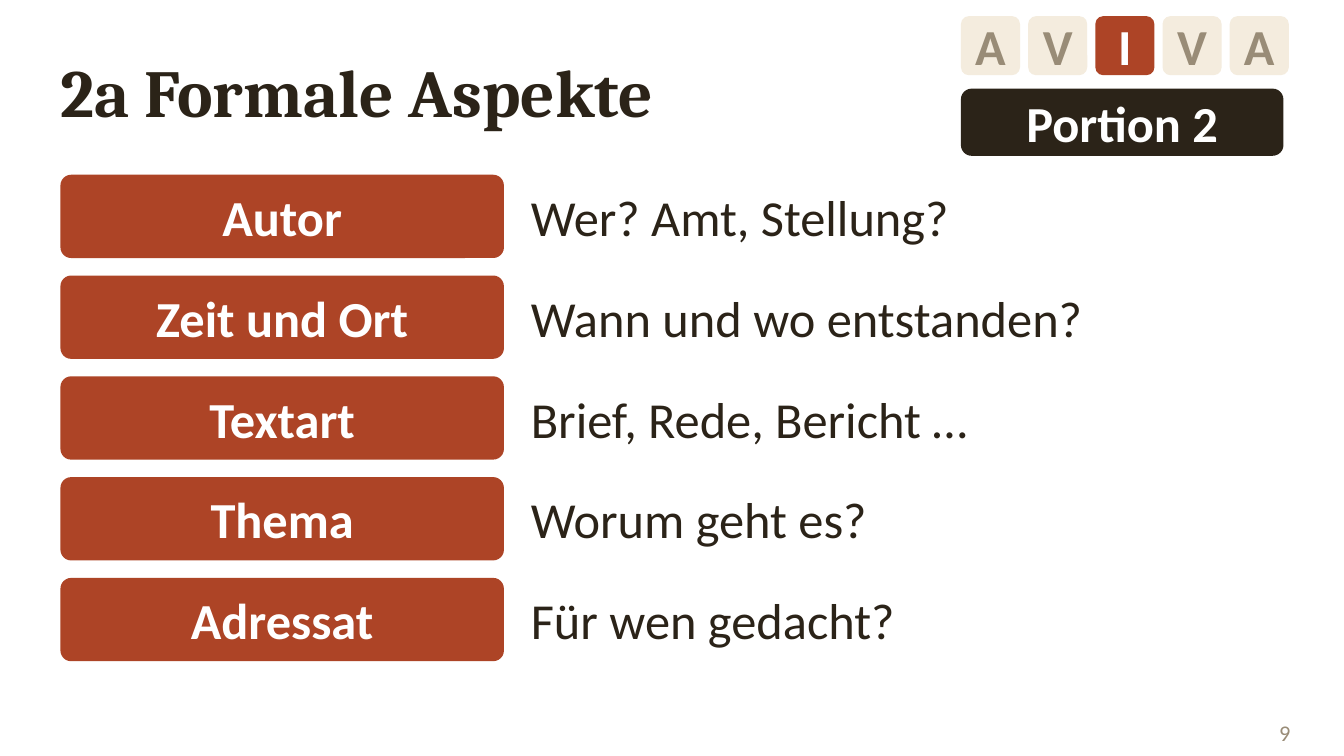
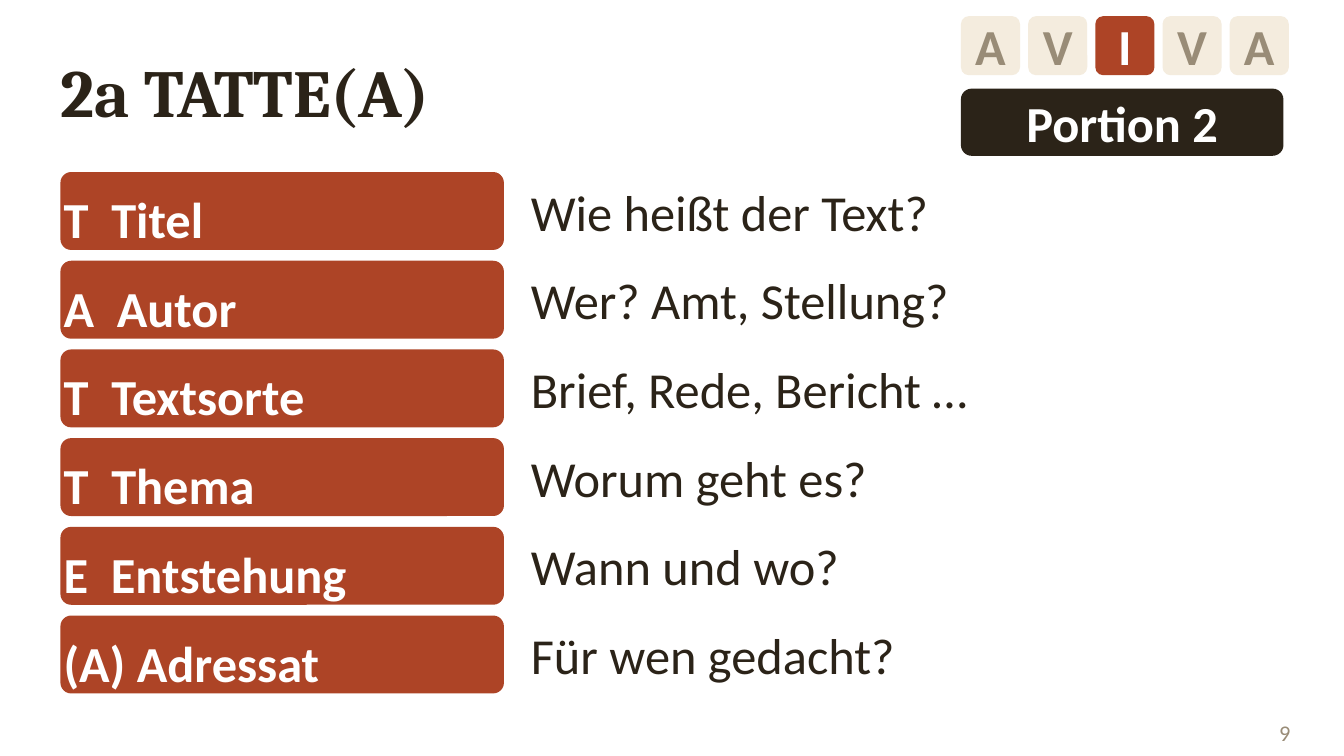
Before and after one commit to golzkonstantin-gif/Schule, a slide deck: slide 9 of Geschichte_11/Doppelstunde_Test_Quellenanalyse/Folien_Quellenanalyse.pptx. Drawn at 1344x756 pixels with LibreOffice and Linux fonts; fonts in the diff are those of the drawing. Boxes give left, top, right and bottom in pixels: in the first picture for what was removed or moved away, otherwise in the second. Text is boxed around its words. In the diff, an @@ line names an element or a change of style, - is before the commit and + after.

```diff
--- a/Geschichte_11/Doppelstunde_Test_Quellenanalyse/Folien_Quellenanalyse.pptx
+++ b/Geschichte_11/Doppelstunde_Test_Quellenanalyse/Folien_Quellenanalyse.pptx
@@ text at [60,68,429,128]: text changed @@
-2a Formale Aspekte
+2a TATTE(A)
@@ rounded rectangle "T Titel": place and size @@
-rounded rectangle "T Titel" at [60,175,504,258]
+rounded rectangle "T Titel" at [60,172,504,250]
@@ text in rounded rectangle at [64,202,203,251]: text changed @@
-Autor
+T Titel
@@ text added at [531,196,928,232], 27 pt, text #2B2318 @@
+Wie heißt der Text?
@@ rounded rectangle "A Autor": place and size @@
-rounded rectangle "A Autor" at [60,276,504,359]
+rounded rectangle "A Autor" at [60,261,504,339]
@@ text "Wer? Amt, Stellung?": place and size @@
-text "Wer? Amt, Stellung?" at [531,201,949,245]
+text "Wer? Amt, Stellung?" at [531,284,949,328]
@@ text in rounded rectangle at [64,294,237,339]: text changed @@
-Zeit und Ort
+A Autor
@@ proportions changed in 5 elements at [60,438,504,516], [60,616,504,694], [60,172,504,250], [60,261,504,339], [60,349,504,427] @@
@@ rounded rectangle "T Textsorte": place and size @@
-rounded rectangle "T Textsorte" at [60,376,504,460]
+rounded rectangle "T Textsorte" at [60,349,504,427]
@@ text "Brief, Rede, Bericht …": place and size @@
-text "Brief, Rede, Bericht …" at [531,403,921,444]
+text "Brief, Rede, Bericht …" at [531,373,921,414]
@@ text in rounded rectangle at [64,382,304,428]: text changed @@
-Textart
+T Textsorte
@@ rounded rectangle "T Thema": place and size @@
-rounded rectangle "T Thema" at [60,477,504,560]
+rounded rectangle "T Thema" at [60,438,504,516]
@@ text "Worum geht es?": place and size @@
-text "Worum geht es?" at [531,503,866,547]
+text "Worum geht es?" at [531,462,866,506]
@@ text in rounded rectangle at [64,468,254,517]: text changed @@
-Thema
+T Thema
@@ rounded rectangle added at [60,527,504,605], fill #AD4426, 27 pt, text #FFFFFF, bold @@
+E Entstehung
@@ text at [531,550,839,586]: text changed @@
-Wann und wo entstanden?
+Wann und wo?
@@ rounded rectangle "(A) Adressat": place and size @@
-rounded rectangle "(A) Adressat" at [60,578,504,661]
+rounded rectangle "(A) Adressat" at [60,616,504,694]
@@ text "Für wen gedacht?": place and size @@
-text "Für wen gedacht?" at [531,604,895,648]
+text "Für wen gedacht?" at [531,639,895,683]
@@ text in rounded rectangle at [64,644,319,694]: text changed @@
-Adressat
+(A) Adressat
```
Also in this commit, not shown: 3 other slides changed, 14 other files.
